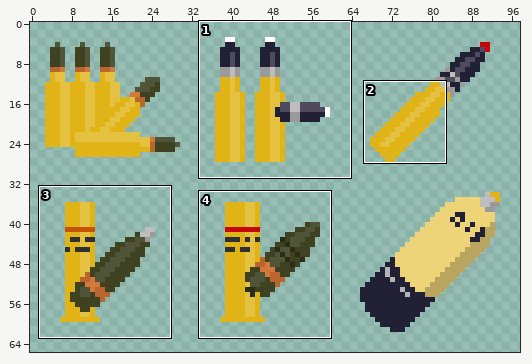
Pixel-art file: assets/icons/items/items.aseprite. The first picture is a wide view before the edit; the outline marks the close-up.
Close-up. Before:
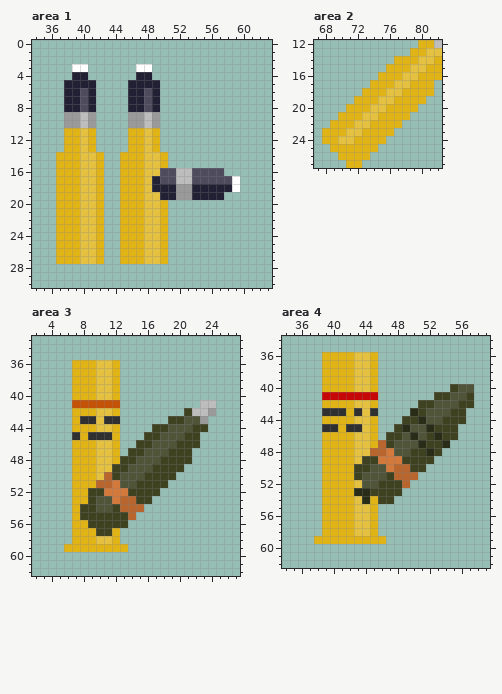
256x256 pixels, 1 frame. Shown: area 1: x 34..63, y 0..30; area 2: x 67..82, y 12..27; area 3: x 2..27, y 33..62; area 4: x 34..59, y 34..62. The wide view leaves out empty margins.
The result:
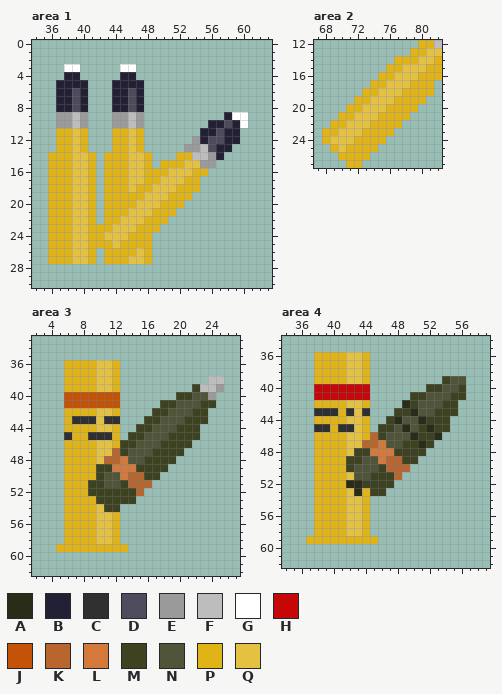
Palette (. is transparent): A #292c17  B #222034  C #303030  D #4d4b5c  E #9a9a9a  F #bdbdbd  G #ffffff  H #c50707  J #c55307  K #b9662e  L #d3793c  M #3e4221  N #505438  P #e0b417  Q #e5c142
Edits made:
Changed rows in their new state; - is an unchanged pixel.
Area 1, layer "ammo":
first column x 36:
 3 --G-.----GG..------------
 4 --B-.----BB..------------
 5 -B---.--BB--..-----------
 6 -B-DB.--BBD-..-----------
 7 -B-DB.--BBD-..-----------
 8 -B-DB.--BBD-..-----------
 9 -E-FE.--EEF-..--------BGG
10 -E-FE.--EEF-..------BBDBG
11 -P-QP.--PPQ-..-----BBDBB-
12 -P-QP.--PPQ-..----EBDDBB-
13 -P-QP.--PPQ-..---EEFDBB--
14 P--Q-P.PP-QQP..-PPFFEB---
15 P--Q-P.PP-QQP.-PPQQEE----
16 P--Q-P.PP-QQPPPQQQPP..---
17 P--Q-P.PP-QQPPQQQPP.....-
18 P--Q-P.PP-Q-PQQQPPP.....-
19 P--Q-P.PP-----QPPP....---
20 P--Q-P.PP--Q---PP--------
21 P--Q-P.PP-QQ-P-P---------
22 P--Q-P.PPQQQPP-----------
23 P--Q-P-PQQQ-PP.----------
24 P--Q-P-QQQ--P..----------
25 P--Q-P-PQ---P..----------
26 P--Q-P.PP--QP..----------
27 P--Q-P.PP-QQP..----------
Area 2, layer "ammo":
first column x 69:
15 ---------Q
16 --------Q-
17 -------Q--
18 ------Q---
19 -----Q----
20 ----Q-----
21 ---Q------
22 --Q-------
23 -Q--------
24 Q---------
25 -Q--------
Area 3, layer "ammo":
first column x 5:
36 -P-------------------
37 -P-------------------
38 -P-----------------FF
39 -P---------------MFFE
40 -JJJJJJJ-------MMNNE-
41 -J-----------MMNNNMM-
42 -P----------MMNNNMM.-
43 -PC--------MMNNNMMM--
44 -P--------MMNN-MM-.--
45 -CP------MMNN-MM-----
46 -P------MMNN-MM--.---
47 -P-----KMNN-MM--.----
48 -P----KKLN-MM--..----
49 -P---MMLLLMM--..-----
50 -P---MNNLKK--..------
51 -P--MMNNMKKK..-------
52 -P----MMM-K..--------
53 -P--PMMMMM..---------
54 -P-PPQM-...----------
55 -P-PPQQP..-----------
56 -P--PQQP.------------
57 -P---QQ--------------
58 -P-------------------
59 P--------------------
Area 4, layer "ammo":
first column x 37:
36 -P---Q-P.------------
37 -P---Q-P.------------
38 -P---Q-P.------------
39 -P---Q-P.--------MNN-
40 -HHHHHHH.------MMNNM.
41 -H------.----MMNNNMM.
42 -P---Q-P.---AMNN-MM..
43 -C--PCQC.--MM-N-MM-.-
44 -P---Q-P.-MANN-MM-..-
45 -C-PC-QP.MMN--M---.--
46 -P---Q-PKMNN--M--..--
47 -P---Q-KKLN-MM--..---
48 -P---QMMLL-MM--..----
49 -P---MMNN-KK--..-----
50 -P---MNN-MK--..------
51 -P---QN-MM--..-------
52 -P---AAMM--..--------
53 -P---Q-P--..---------
54 -P---Q-P...----------
55 -P---Q-P.------------
56 -P---Q-P.------------
57 -P---Q-P.------------
58 -P---Q-P.------------
59 P--------.-----------
Boxes around the changes in both close-ups, in picture pixels (x1, y1, x2, y2):
changed: (48, 64, 248, 264)
changed: (330, 64, 410, 152)
changed: (56, 360, 224, 552)
changed: (306, 352, 474, 544)
